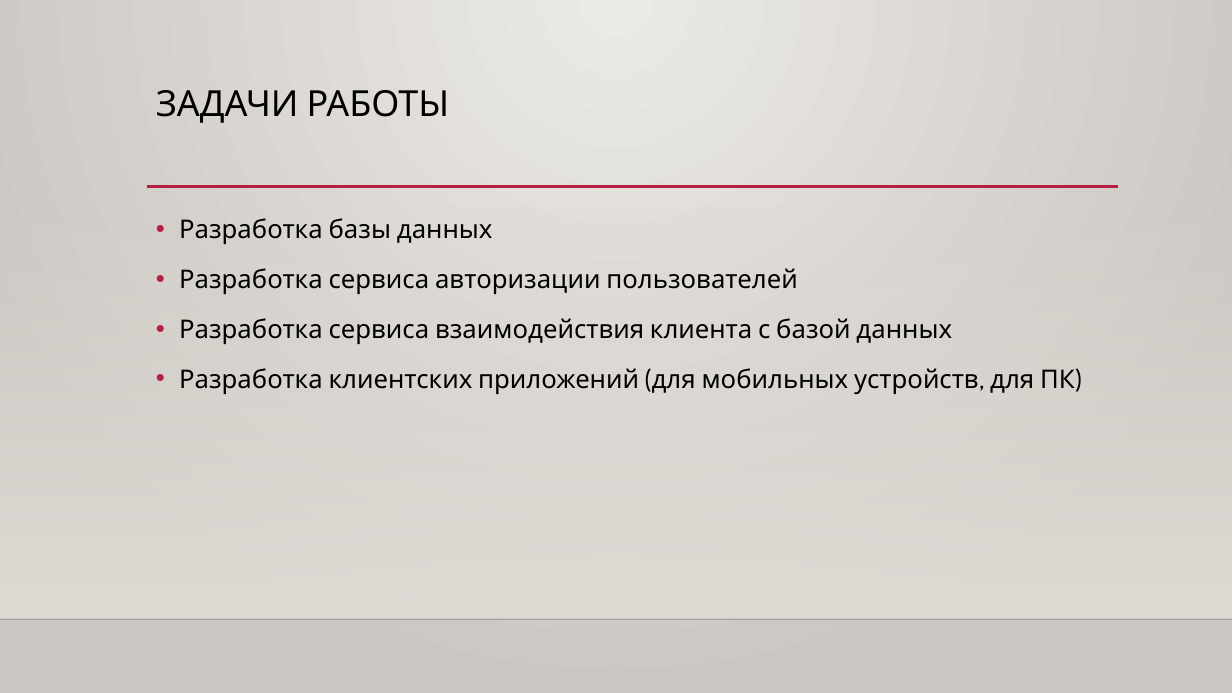
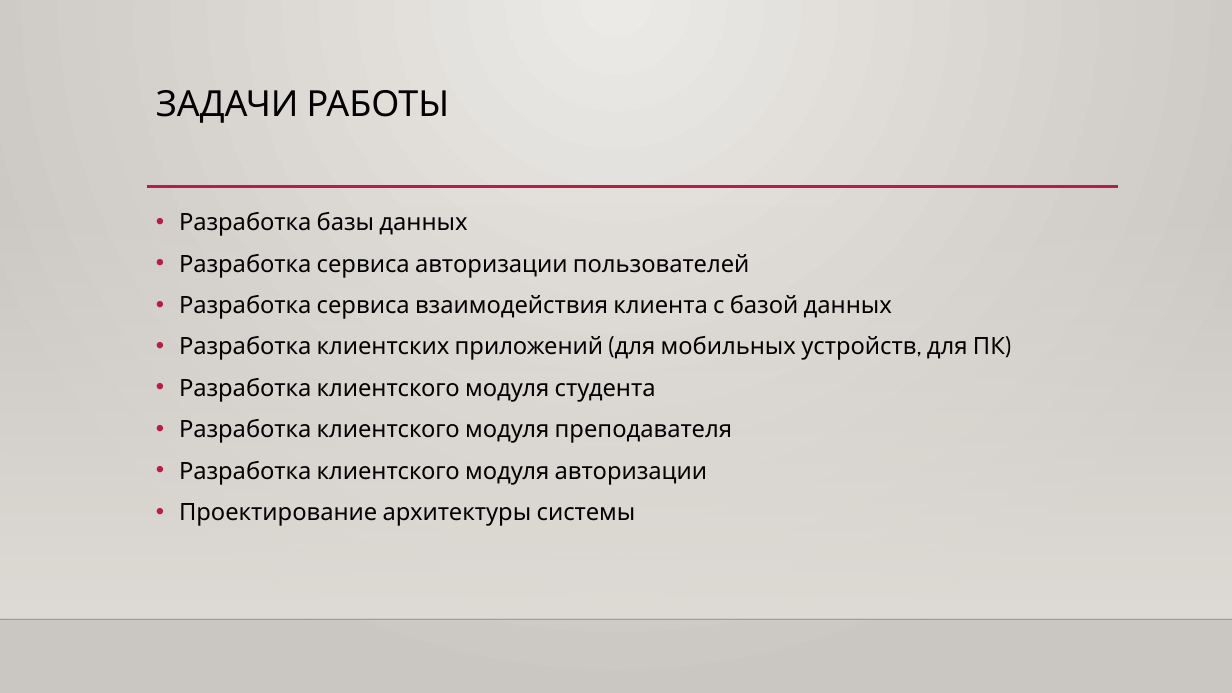
Before and after one commit to mpozdeevf/Diploma, a slide deck: slide 3 of Презентация ВКР Бакалавра.pptx. Drawn at 1232x693 pixels with LibreOffice and Linux fonts; fonts in the diff are those of the drawing; background and template pictures are left out. Boxes give left, top, right and bottom in pixels: in the first picture for what was removed or moved away, otherwise in the second. Text is boxed around its words. In the diff, an @@ line names an element or a change of style, - is before the commit and + after.

```diff
--- a/Презентация ВКР Бакалавра.pptx
+++ b/Презентация ВКР Бакалавра.pptx
@@ text at <box>179,212,1005,360</box>: size 20 to 18.5 pt in "Разработка базы данных", "Разработка сервиса авторизации пользователей", "Разработка сервиса взаимодействия клиента с базой данных", "Разработка клиентских приложений (для мобильных устройств, д ..."; line spacing 1.2 to 1 @@
@@ text at <box>179,378,732,526</box>: paragraphs added @@
+• Разработка клиентского модуля студента
+• Разработка клиентского модуля преподавателя
+• Разработка клиентского модуля авторизации
+• Проектирование архитектуры системы
```
Also in this commit, not shown: 3 other slides changed, 3 slides added, 1 slide removed, 8 other files.
